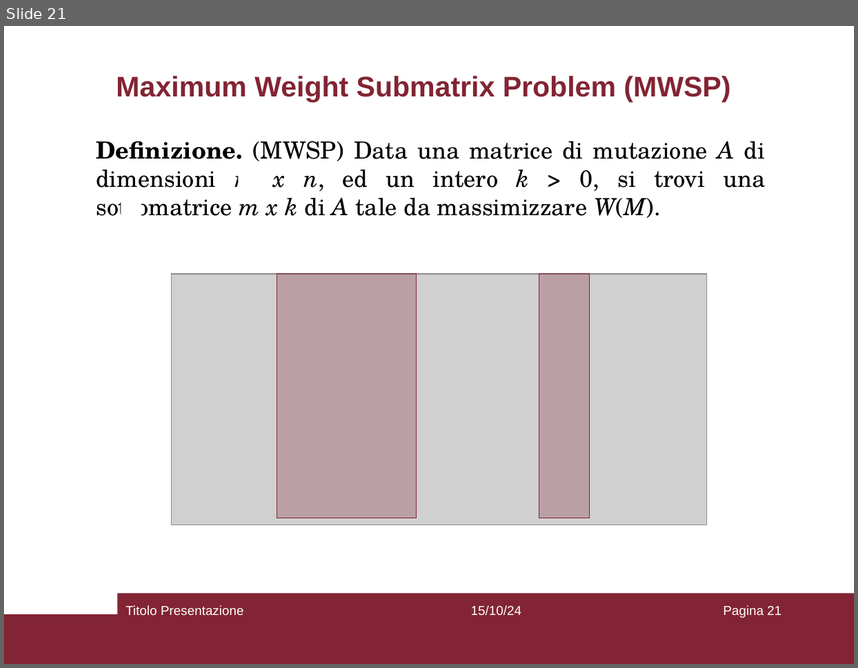
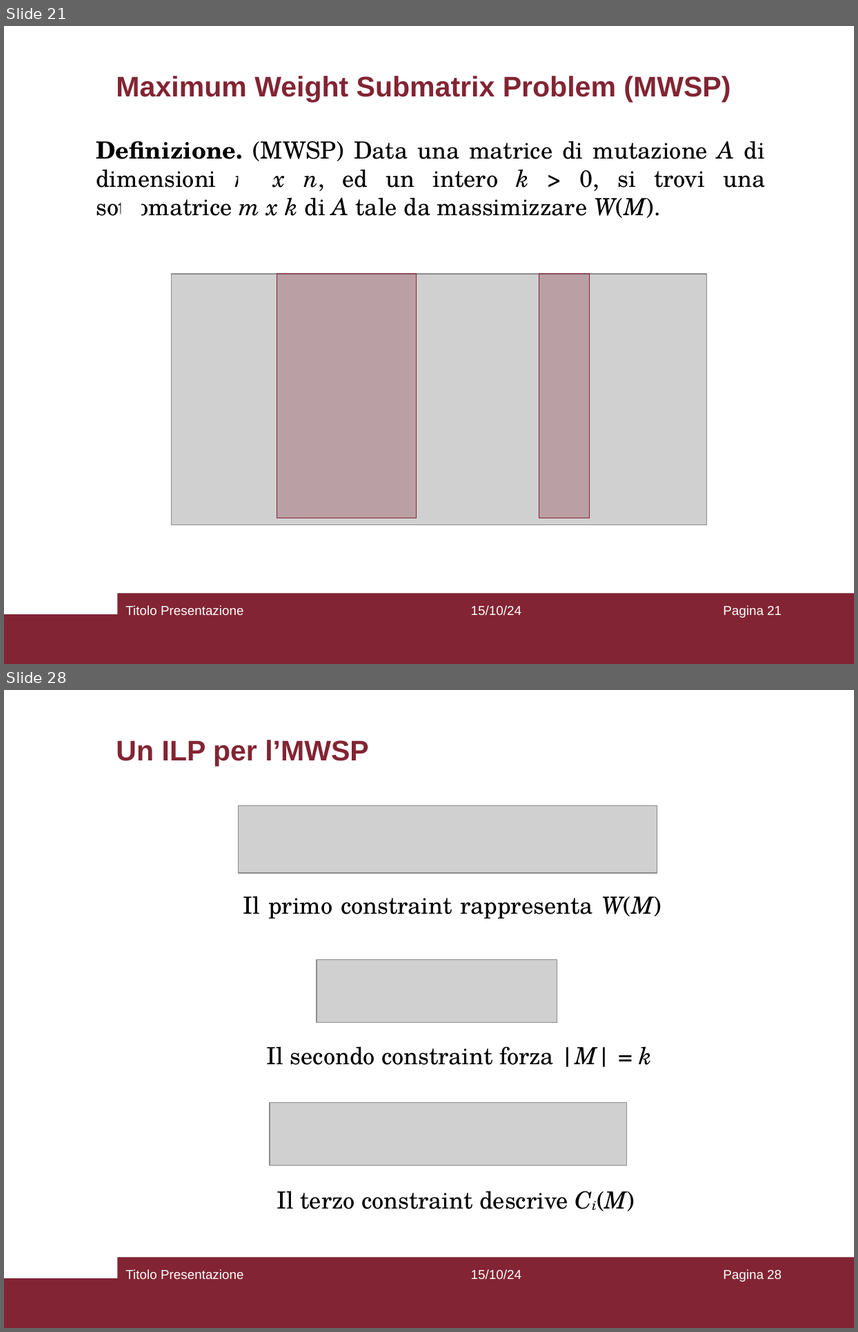
Before and after one commit to aflaag/bsc-thesis, a slide deck: presentation/slides.odp. Shown one above the other, each under a label of ours: slide 21 before the commit, slides 21 and 28 after it; the slides between them are not shown. The pictures are 858x668 and 858x1332 pixels, drawn with LibreOffice and Linux fonts; fonts in the diff are those of the drawing; grey boxes stand for pictures; background and template pictures are left out. Boxes give left, top, right and bottom in pixels: in the first picture for what was removed or moved away, otherwise in the second. Text is boxed around its words. In the diff, an @@ line names an element or a change of style, - is before the commit and + after.

```diff
--- a/presentation/slides.odp
+++ b/presentation/slides.odp
@@ slide 28 added at [4,690,854,1328], background #FFFFFF; not listed: 2 template elements that a slide beside it also shows @@
@@ title added at [116,740,368,766], 24 pt, text #822433, bold @@
+Un ILP per l’MWSP
@@ picture added at [239,806,657,873] @@
@@ text added at [243,896,662,918], 20 pt, text #000000 @@
+Il primo constraint rappresenta W(M)
@@ picture added at [317,960,557,1023] @@
@@ text added at [267,1046,653,1067], 20 pt, text #000000 @@
+Il secondo constraint forza |M| = k
@@ picture added at [269,1103,626,1165] @@
@@ text added at [277,1190,635,1211], 20 pt, text #000000 @@
+Il terzo constraint descrive Ci(M)
@@ text added at [125,1269,243,1279], 11 pt, text #FFFFFF @@
+Titolo Presentazione
@@ text added at [471,1269,522,1279], 11 pt, text #FFFFFF @@
+15/10/24
@@ page number added at [723,1269,782,1281], 11 pt, text #FFFFFF @@
+Pagina 28
```
Also in this commit, not shown: 7 other slides added, 13 other files.
